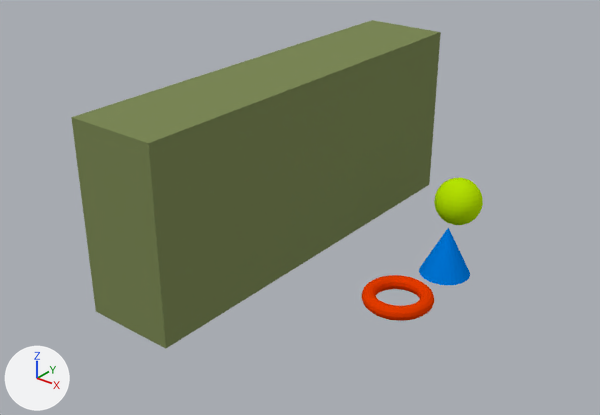
The Blender file Blender/Ex_23_Henrique_Transparencia_Reflexoblend.blend, before and after one commit.
Before and after are seen from a 50 mm camera at (18.6, -24.5, 15.4) aimed at (-0.5, -0.7, 0.5). The axes (+X, +Y, +Z) are drawn at lower left. The lights are the same throughout.
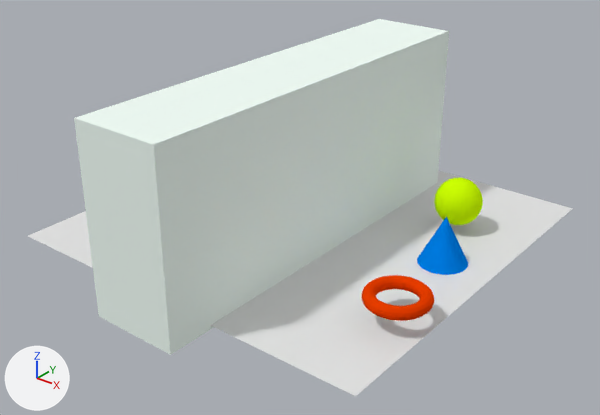
What differs and where, as boxes (x1, y1, x2, y2) in the pictures (600 x 415 px):
'Cube', recoloured, moved
    before: (71, 20, 441, 349)
    after: (74, 19, 449, 355)
'Plane', added
    after: (28, 171, 573, 396)
'Cone', moved
    before: (419, 227, 470, 285)
    after: (417, 217, 468, 275)

What changed in the scene script:
```text
Change mat_material:
    mat_material.base_color: (0.206, 0.253, 0.0982) -> (0.894, 1.0, 0.94)  # green #7d8a58 -> white #f3fff8
Add me_plane:
    me_plane.from_pydata([(-1.0, -1.0, 0.0), (1.0, -1.0, 0.0), (-1.0, 1.0, 0.0), (1.0, 1.0, 0.0)], [], [(0, 1, 3, 2)])
Change ob_cone:
    ob_cone.location: (5.21, 1.35, -0.33) -> (5.05, 1.43, 0.05)
Change ob_cube:
    ob_cube.location: (-1.47, -0.37, 2.4) -> (-0.86, -0.71, 2.61)
Add ob_plane:
    ob_plane = bpy.data.objects.new('Plane', me_plane)
    ob_plane.location = (-1.26, 0.9, -0.96)
    ob_plane.scale = (8.42, 8.42, 8.42)
```
